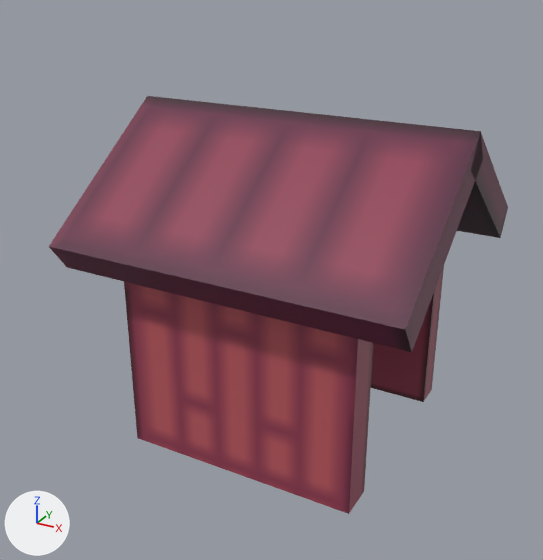
What one commit did to the FBX model Assets/3DModels/Cabin.fbx.
Camera for both pictures: a camera (50 mm lens) standing at (1.86, -3.66, 2.73) and looking at (-0.08, -0.14, 0.97). Lighting does not change. The marker at lower left points along +X, +Y and +Z.

The older version as bpy lines, for what is in view:
```python
me_cube = bpy.data.meshes.new('Cube')
me_cube.from_pydata(...)  # 54 vertices, 37 faces; spans x -1.0..1.0, y -0.93..0.93, z 0.0..1.93
me_cube.materials.append(mat_cabin)  # picture img_cabin_png
ob_cube = bpy.data.objects.new('Cube', me_cube)
ob_cube.location = (0.0, 0.0, 0.0)
```
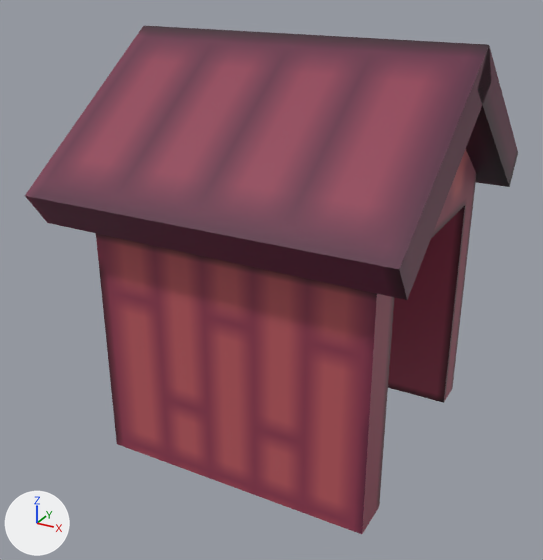
What the commit changed:
me_cube has 54 vertices, 37 faces and spans x -1.0..1.0, y -0.93..0.93, z 0.0..1.93.
me_cube is used by ob_cube; location (0.0, 0.0, 0.0).
me_cube part 1: the loose piece of 38 vertices spanning x -0.7..0.7, y -0.7..0.7, z 0.0..1.9 is scaled about its middle by 1.14, then moved by (0.02, 0.0, 0.12).
me_cube part 2: the loose piece of 8 vertices spanning x -1.0..1.0, y -0.12..0.93, z 1.11..1.93 is scaled about its middle by (0.994, 1.13, 1.13), then moved by (0.0, 0.05, 0.35).
me_cube part 3: the loose piece of 8 vertices spanning x -1.0..1.0, y -0.93..0.11, z 1.11..1.93 is scaled about its middle by (0.994, 1.13, 1.13), then moved by (0.0, -0.05, 0.35).

Where the change shows, as pixel boxes [x1, y1, x2, y2] in the pictures (543 x 560 px; the box of a moved part takes in the faces that stretch with it):
'Cube', reshaped (7% wider, 21% taller)
    before: [49, 96, 508, 514]
    after: [25, 26, 518, 534]
part 1 of me_cube, moved or reshaped
    before: [124, 266, 444, 514]
    after: [96, 149, 476, 534]
part 2 of me_cube, moved or reshaped
    before: [457, 133, 508, 238]
    after: [466, 46, 518, 187]
part 3 of me_cube, moved or reshaped
    before: [49, 96, 483, 352]
    after: [25, 26, 491, 300]
